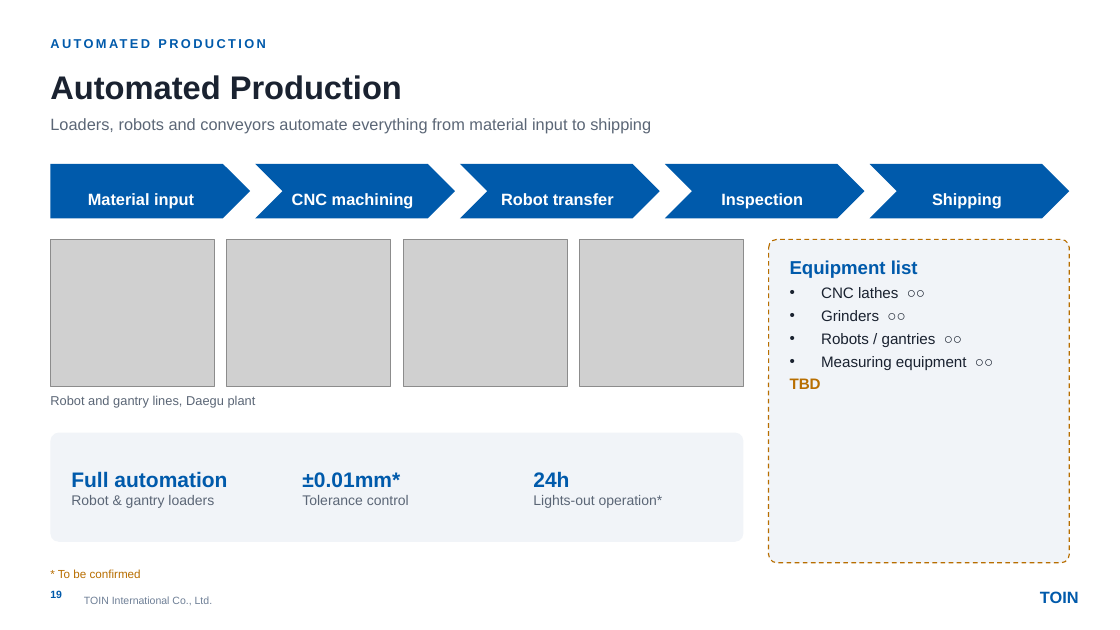
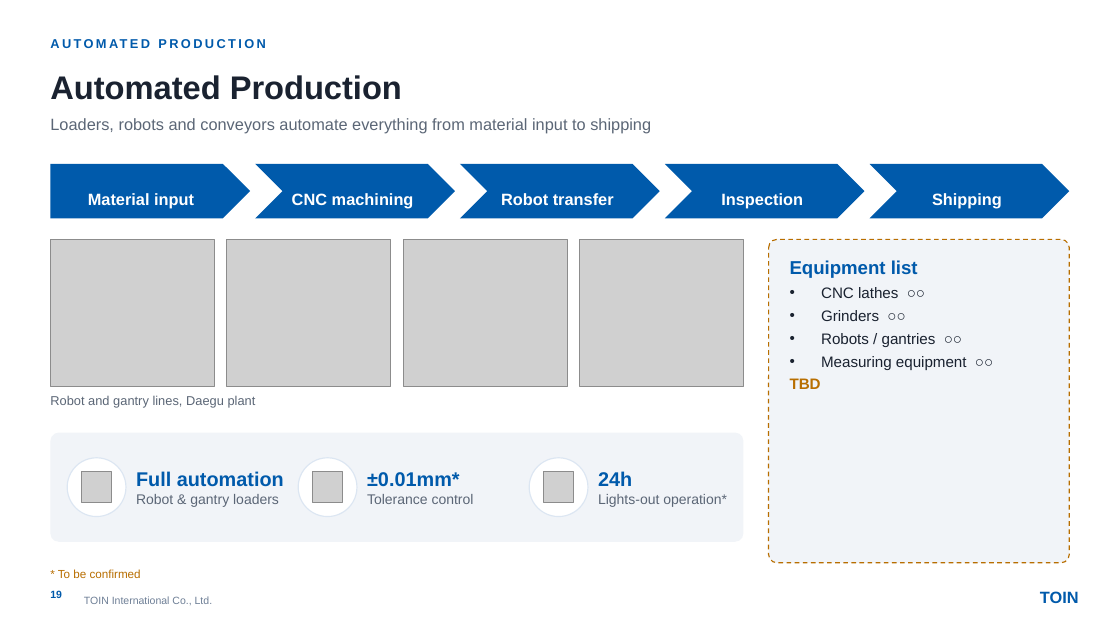
Before and after one commit to zeaus81/search, a slide deck: slide 19 of company_profile_2027/TOIN_Company_Profile_2027_EN.pptx. Drawn at 1120x630 pixels with LibreOffice and Linux fonts; fonts in the diff are those of the drawing; grey boxes stand for pictures; background and template pictures are left out. Boxes give left, top, right and bottom in pixels: in the first picture for what was removed or moved away, otherwise in the second. Text is boxed around its words. In the diff, an @@ line names an element or a change of style, - is before the commit and + after.

```diff
--- a/company_profile_2027/TOIN_Company_Profile_2027_EN.pptx
+++ b/company_profile_2027/TOIN_Company_Profile_2027_EN.pptx
@@ text "Full automation": place and size @@
-text "Full automation" at [71, 471, 227, 508]
+text "Full automation" at [136, 471, 284, 507]
@@ text "±0.01mm*": place and size @@
-text "±0.01mm*" at [302, 472, 409, 505]
+text "±0.01mm*" at [367, 472, 474, 504]
@@ text "24h": place and size @@
-text "24h" at [533, 471, 663, 508]
+text "24h" at [598, 471, 727, 507]
@@ ellipse added at [67, 458, 126, 517], fill #FFFFFF, outline #DCE6F2 1 pt @@
@@ picture added at [82, 472, 112, 502] @@
@@ text at [136, 471, 284, 487]: size 18 to 17 pt in "Full automation" @@
@@ ellipse added at [298, 458, 357, 517], fill #FFFFFF, outline #DCE6F2 1 pt @@
@@ picture added at [313, 472, 343, 502] @@
@@ text at [367, 472, 460, 487]: size 18 to 17 pt in "±0.01mm*" @@
@@ ellipse added at [529, 458, 588, 517], fill #FFFFFF, outline #DCE6F2 1 pt @@
@@ picture added at [544, 472, 574, 502] @@
@@ text at [598, 471, 632, 486]: size 18 to 17 pt in "24h" @@
```
Also in this commit, not shown: 2 other slides changed, 1 other file.
